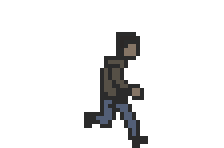
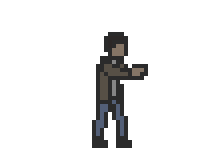
Before/after of a 224x148 layered artwork. What changed in the layer stack:
hid group "atttack running" (8 layers) over [84, 32, 148, 148]
hid "008" (1st of 5, in "atttack running") over [84, 32, 148, 148]
added group "shoot running" with 8 layers above "shoot standing" over [84, 32, 148, 148]
added group "shoot standing" with 4 layers over [92, 32, 148, 148]
added layer "004" (7th of 7, in "shoot standing") in group "shoot standing" over [92, 32, 148, 148]
